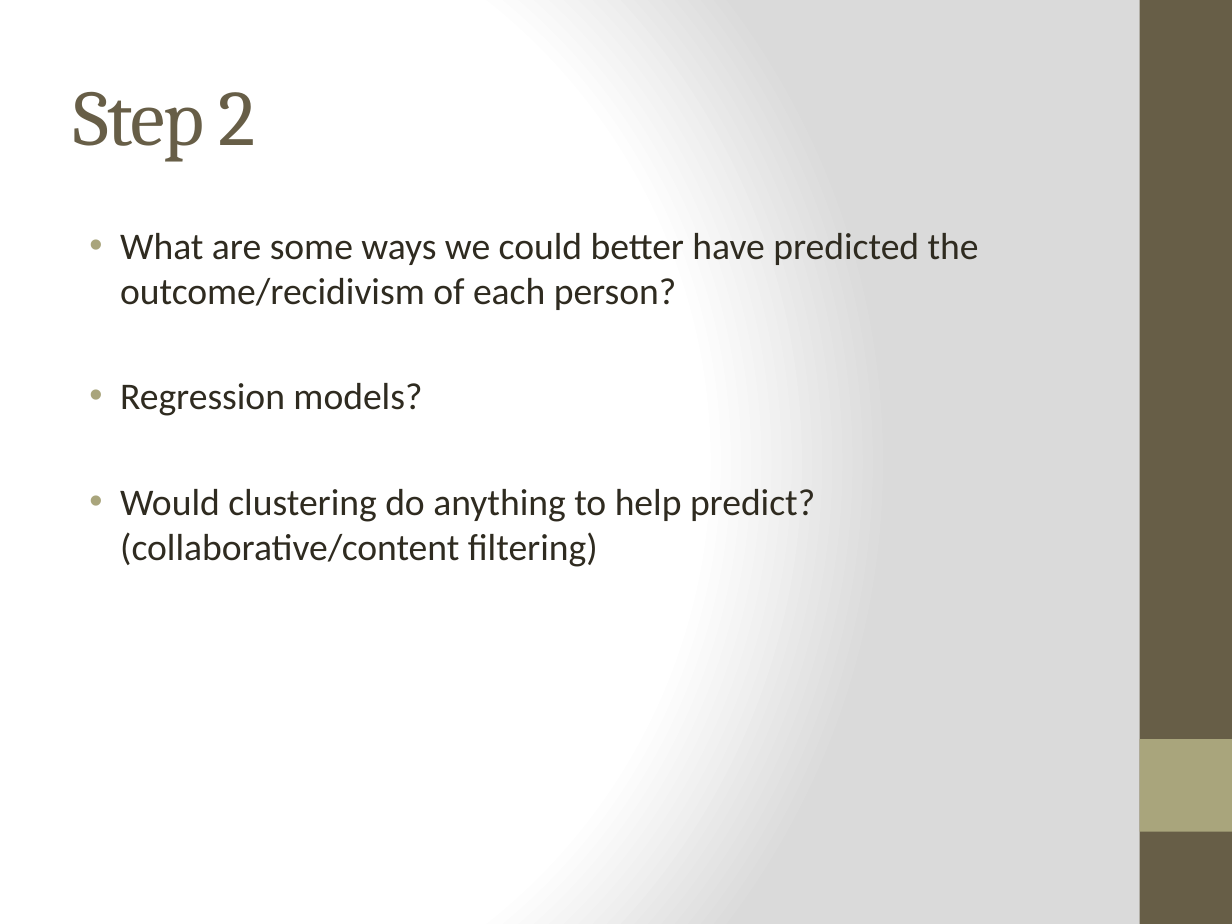
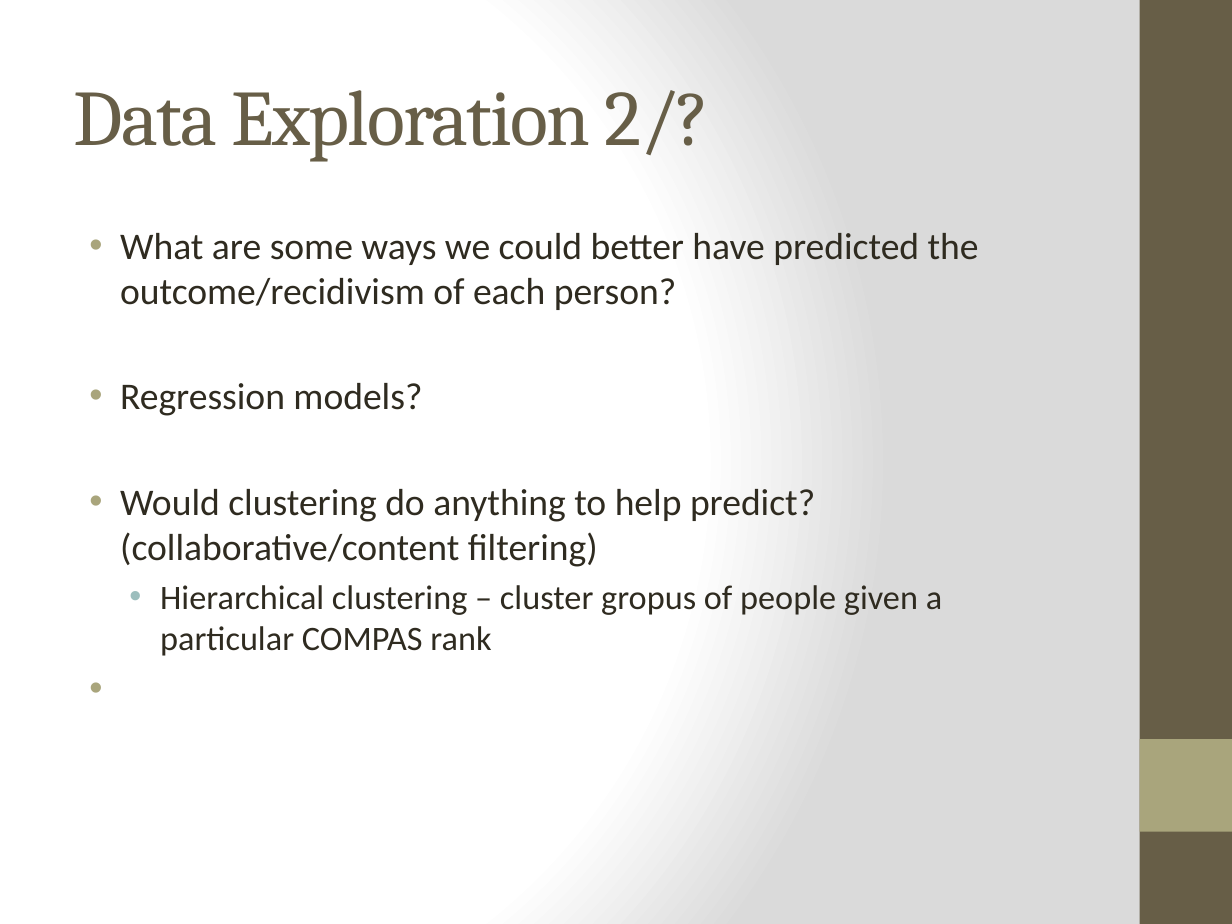
Before and after one commit to janeparkhere/springboard-exercises, a slide deck: slide 8 of Capstone.pptx (slide 7 before the commit). Drawn at 1232x924 pixels with LibreOffice and Linux fonts; fonts in the diff are those of the drawing. Boxes give left, top, right and bottom in pixels: in the first picture for what was removed or moved away, otherwise in the second. Text is boxed around its words. In the diff, an @@ line names an element or a change of style, - is before the commit and + after.

Commit message:
Add files via upload
compas capstone files

```diff
--- a/Capstone.pptx
+++ b/Capstone.pptx
@@ title at <box>74,90,710,162</box>: text changed @@
-Step 2
+Data Exploration 2/?
@@ text at <box>160,585,942,656</box>: paragraph added @@
+  • Hierarchical clustering – cluster gropus of people given a particular COMPAS rank
```
Also in this commit, not shown: 4 other slides changed, 7 slides added, 13 other files.
